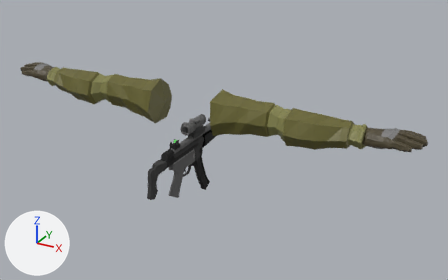
A saved change to the Blender file proj/Assets/Models/Blend Files/NP5.blend.
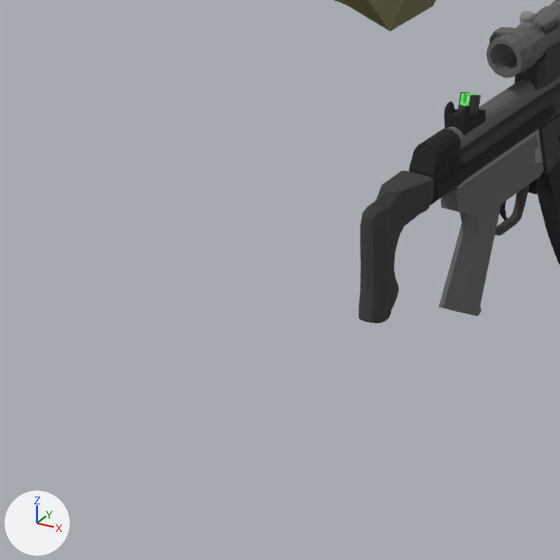
Each version is shown whole from a 50 mm camera at (1.469, -2.381, 1.335) aimed at (0.135, 0.045, 0.122), then close up on the part from 12% to 45% of the width and 41% to 93% of the height. Arrows for +X, +Y and +Z are at lower left; the lights stay in place.

Before the edit, the objects in view are built like this:
```python
me_arms_001 = bpy.data.meshes.new('Arms.001')
me_arms_001.from_pydata(...)  # 702 vertices, 800 faces; spans x 0.151..1.091, y -0.161..0.107, z 0.195..0.41
me_arms_001.materials.append(mat_base_rig_material)  # picture img_base_rig_texture_png
me_cube = bpy.data.meshes.new('Cube')
me_cube.from_pydata(...)  # 1350 vertices, 1271 faces; spans x -0.049..0.024, y -0.408..0.318, z -0.194..0.186
me_cube.materials.append(mat_material)  # picture img_blender_palette_png_001
me_cube_007 = bpy.data.meshes.new('Cube.007')
me_cube_007.from_pydata(...)  # 350 vertices, 328 faces; spans x -0.034..0.027, y -0.092..0.07, z 0.141..0.235
# faces by material slot: [327, 1]
me_cube_007.materials.append(mat_material)  # picture img_blender_palette_png_001
me_cube_007.materials.append(mat_acog)  # white #e7e7e7
ob_gloves_and_jacket = bpy.data.objects.new('Gloves and Jacket', me_arms_001)
ob_gloves_and_jacket.location = (0.0, 0.0, 0.0)
_m = ob_gloves_and_jacket.modifiers.new('Mirror', 'MIRROR')
ob_np5 = bpy.data.objects.new('NP5', me_cube)
ob_np5.location = (0.0, 0.0, 0.0)
ob_sight_acog = bpy.data.objects.new('Sight_Acog', me_cube_007)
ob_sight_acog.location = (0.0, 0.0, 0.0)
# also in view: 'Sight_Holo' at (0.0, 0.012, 0.176)
```
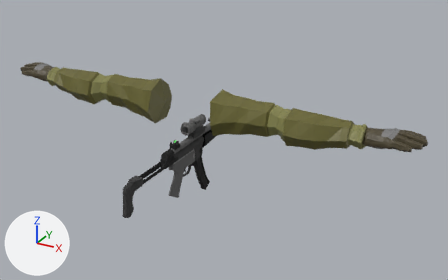
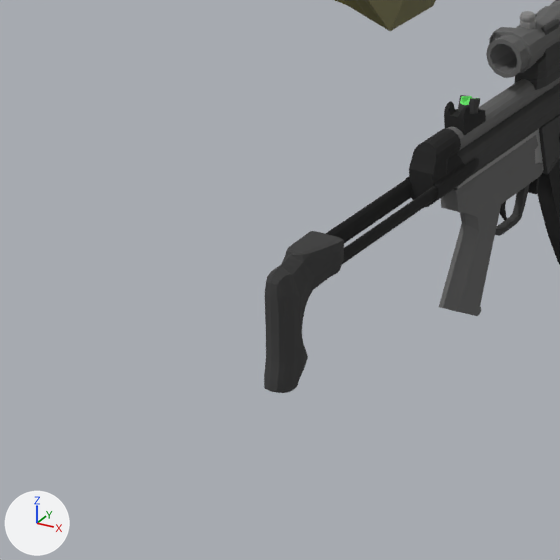
The change, as JSON lines over the scene's bpy script:
```json
{"block": "me_cube", "where": "# used by ob_np5; location = (0.0, 0.0, 0.0)"}
{"op": "remove", "block": "me_cube", "code": "me_cube.from_pydata(...)  # 1350 vertices, 1271 faces; spans x -0.049..0.024, y -0.408..0.318, z -0.194..0.186"}
{"op": "add", "block": "me_cube", "code": "me_cube.from_pydata(...)  # 1352 vertices, 1274 faces; spans x -0.049..0.024, y -0.588..0.318, z -0.194..0.186"}
{"block": "me_cube", "change": "me_cube part 1: the loose piece of 205 vertices spanning x -0.024..0.024, y -0.408..-0.286, z -0.033..0.125 is moved by (0.0, -0.18, 0.0)"}
{"block": "me_cube", "change": "me_cube part 2: the loose piece of 36 vertices spanning x -0.021..-0.012, y -0.3..-0.004, z 0.083..0.105 is moved by (0.0, -0.18, 0.0)"}
{"block": "me_cube", "change": "me_cube part 3: the loose piece of 36 vertices spanning x 0.012..0.021, y -0.3..-0.004, z 0.083..0.105 is moved by (0.0, -0.18, 0.0)"}
{"block": "me_cube", "change": "me_cube part 4"}
{"block": "me_cube", "change": "10 vertices are removed from x -0.003..0.003, y -0.188..-0.158, z 0.15..0.18"}
{"block": "me_cube", "change": "18 faces are deleted"}
{"block": "me_cube", "change": "12 vertices in x -0.012..0.012, y -0.178..-0.158, z 0.173..0.18 move by (0.0, -0.001, -0.004)"}
{"block": "me_cube", "change": "8 vertices in x -0.012..0.012, y -0.182..-0.161, z 0.163..0.17 move by (0.0, 0.0, -0.001)"}
{"block": "me_cube", "change": "4 vertices in x -0.011..0.011, y -0.177..-0.161, z 0.163..0.169 move by (0.0, -0.001, -0.001)"}
{"block": "me_cube", "change": "4 vertices move from x -0.011..0.011, y -0.183..-0.166, z 0.164..0.17 to x -0.011..0.011, y -0.183..-0.166, z 0.164..0.168"}
{"block": "me_cube", "change": "12 vertices are added at x -0.005..0.005, y -0.182..-0.159, z 0.163..0.176"}
{"block": "me_cube", "change": "21 new faces join them"}
```

Changed parts and their boxes (x1, y1, x2, y2) in the close-ups (560 x 560 px; the box of a moved part takes in the faces that stretch with it):
```json
{"object": "NP5", "change": "reshaped", "before": [359, 77, 560, 323], "after": [264, 77, 560, 393]}
{"part": 1, "of": "me_cube", "change": "moved or reshaped", "before": [359, 171, 434, 323], "after": [264, 231, 344, 393]}
{"part": 2, "of": "me_cube", "change": "moved or reshaped", "after": [325, 178, 413, 243], "on screen": "not visible before"}
{"part": 3, "of": "me_cube", "change": "moved or reshaped", "before": [431, 105, 555, 202], "after": [342, 158, 479, 264]}
{"part": 4, "of": "me_cube", "change": "moved or reshaped", "before": [459, 92, 481, 109], "after": [459, 95, 480, 109]}
```
